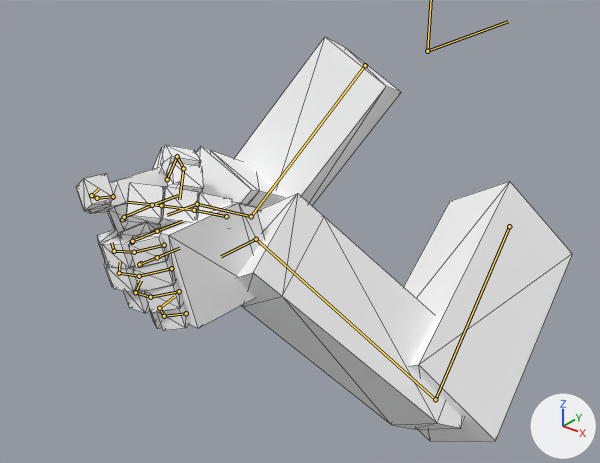
The glTF model FirstPersonShooter/Assets/myarms/myarms.glb as it was, and as the next commit left it.
Camera for both pictures: a 50 mm camera at (0.471, -0.819, 0.227) aimed at (-0.117, -0.083, -0.229). The lights are fixed; the arrows at lower right show +X, +Y and +Z. Both versions are drawn at frame 6 of the action 'FP_fire'; the numbers are the values there. The bones that bend it are drawn over the model as lines. Mesh edges are drawn as thin lines.

The first picture shows 'arms'.
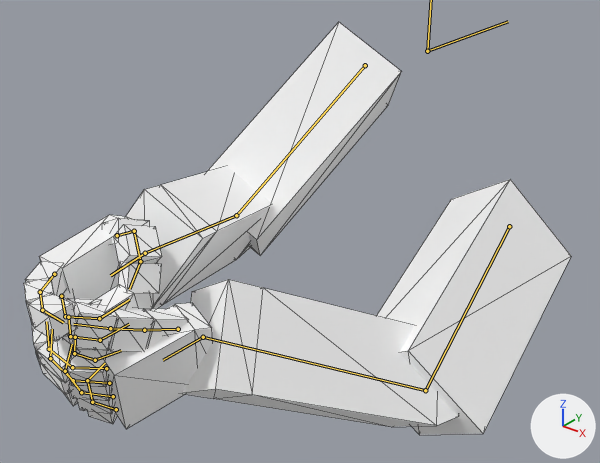
Commit message: working fire animation

Boxes [x1, y1, x2, y2] around the edits, measured in the pictures (600 x 463 px):
'arms', posed (10% wider)
    before: [76, 37, 572, 441]
    after: [24, 22, 571, 435]
bone 'upper_arm_L', root to tip
    before: (509, 226) to (435, 399)
    after: (509, 226) to (425, 390)
bone 'lower_arm_L', root to tip
    before: (435, 399) to (256, 239)
    after: (425, 390) to (203, 337)
bone 'hand_L', root to tip
    before: (256, 239) to (221, 256)
    after: (203, 337) to (163, 360)
bone 'upper_arm_R', root to tip
    before: (365, 65) to (251, 216)
    after: (365, 65) to (236, 215)
bone 'lower_arm_R', root to tip
    before: (251, 216) to (197, 204)
    after: (236, 215) to (145, 253)
bone 'hand_R', root to tip
    before: (197, 204) to (167, 215)
    after: (145, 253) to (110, 275)
bone 'index_finger_01_R', root to tip
    before: (113, 196) to (97, 198)
    after: (54, 274) to (40, 292)
bone 'index_finger_02_R', root to tip
    before: (97, 198) to (91, 195)
    after: (40, 292) to (42, 310)
bone 'index_finger_03_R', root to tip
    before: (91, 195) to (99, 188)
    after: (42, 310) to (63, 322)

The change, as a list of edits to the scene's bpy script:
```text
Change bone_upper_arm_l:
    where bone_upper_arm_l = bpy.data.objects['Arms_Rig'].pose.bones['upper_arm_L']  # child of 'root'
    bone_upper_arm_l.rotation_quaternion: (-0.718, 0.442, 0.196, 0.5) -> (-0.702, 0.435, 0.205, 0.525)  # degrees (-40, -46, -52) -> degrees (-36, -48, -57)
Change bone_lower_arm_l:
    where bone_lower_arm_l = bpy.data.objects['Arms_Rig'].pose.bones['lower_arm_L']  # child of 'upper_arm_L'
    bone_lower_arm_l.rotation_quaternion: (0.734, 0.0, 0.0, -0.679) -> (0.877, 0.0, 0.0, -0.481)  # degrees (0, 0, -85) -> degrees (0, 0, -58)
Change bone_hand_l:
    where bone_hand_l = bpy.data.objects['Arms_Rig'].pose.bones['hand_L']  # child of 'lower_arm_L'
    bone_hand_l.rotation_quaternion: (0.845, 0.035, -0.166, 0.507) -> (0.829, 0.055, -0.444, 0.335)  # degrees (-7, -18, 63) -> degrees (-19, -51, 53)
Change bone_upper_arm_r:
    where bone_upper_arm_r = bpy.data.objects['Arms_Rig'].pose.bones['upper_arm_R']  # child of 'root'
    bone_upper_arm_r.rotation_quaternion: (-0.835, 0.49, -0.032, -0.249) -> (-0.769, 0.473, -0.109, -0.416)  # degrees (-57, 17, 24) -> degrees (-50, 34, 40)
Change bone_lower_arm_r:
    where bone_lower_arm_r = bpy.data.objects['Arms_Rig'].pose.bones['lower_arm_R']  # child of 'upper_arm_R'
    bone_lower_arm_r.rotation_quaternion: (0.656, 0.0, 0.0, 0.755) -> (0.847, 0.0, 0.0, 0.531)  # degrees (0, 0, 98) -> degrees (0, 0, 64)
Change bone_hand_r:
    where bone_hand_r = bpy.data.objects['Arms_Rig'].pose.bones['hand_R']  # child of 'lower_arm_R'
    bone_hand_r.rotation_quaternion: (0.826, 0.234, 0.472, -0.2) -> (0.919, 0.143, 0.26, -0.259)  # degrees (24, 61, -13) -> degrees (9, 34, -29)
Change bone_index_finger_01_r:
    where bone_index_finger_01_r = bpy.data.objects['Arms_Rig'].pose.bones['index_finger_01_R']  # child of 'hand_R'
    bone_index_finger_01_r.rotation_quaternion: (0.976, -0.212, -0.011, 0.044) -> (0.964, -0.257, -0.009, 0.044)  # degrees (-25, 0, 5) -> degrees (-30, 0, 5)
Change bone_index_finger_02_r:
    where bone_index_finger_02_r = bpy.data.objects['Arms_Rig'].pose.bones['index_finger_02_R']  # child of 'index_finger_01_R'
    bone_index_finger_02_r.rotation_quaternion: (0.977, -0.212, 0.0, 0.0) -> (0.965, -0.257, 0.0, 0.0)  # degrees (-25, 0, 0) -> degrees (-30, 0, 0)
Change bone_index_finger_03_r:
    where bone_index_finger_03_r = bpy.data.objects['Arms_Rig'].pose.bones['index_finger_03_R']  # child of 'index_finger_02_R'
    bone_index_finger_03_r.rotation_quaternion: (0.977, -0.212, 0.0, 0.0) -> (0.965, -0.257, 0.0, 0.0)  # degrees (-25, 0, 0) -> degrees (-30, 0, 0)
```
